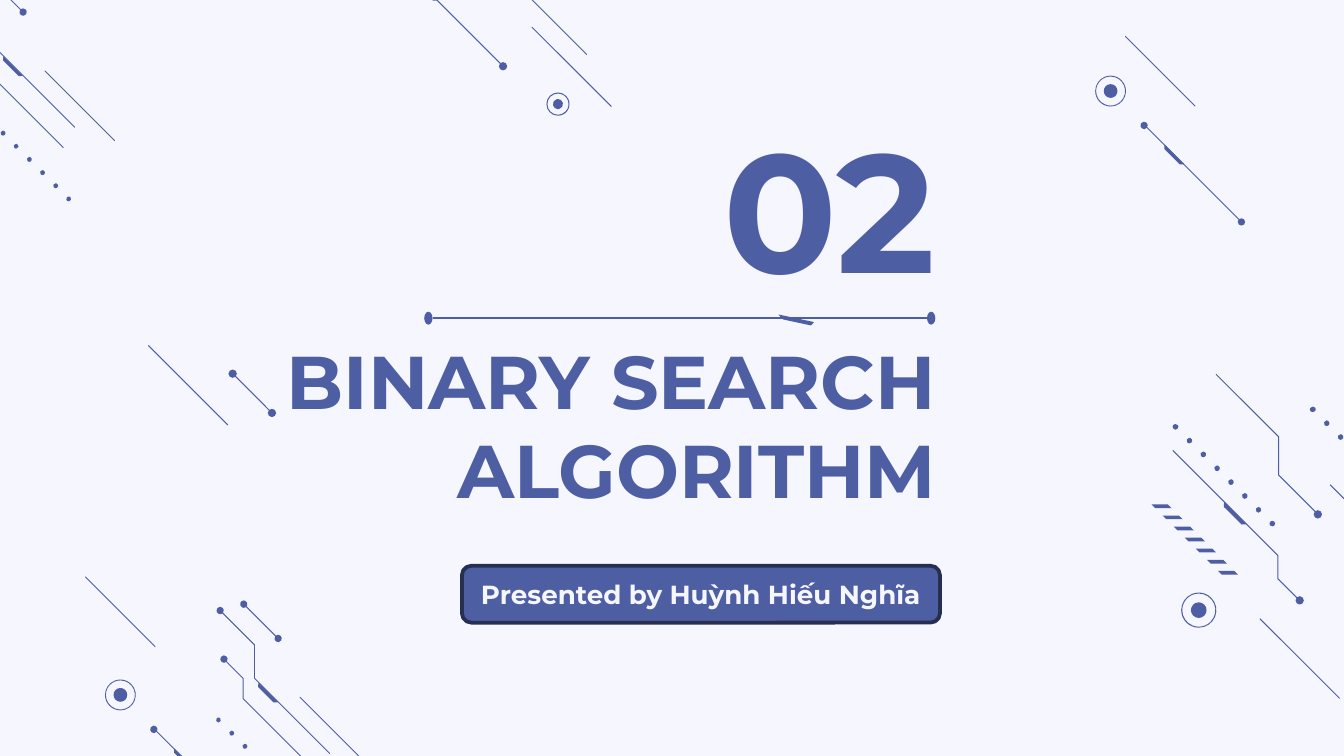
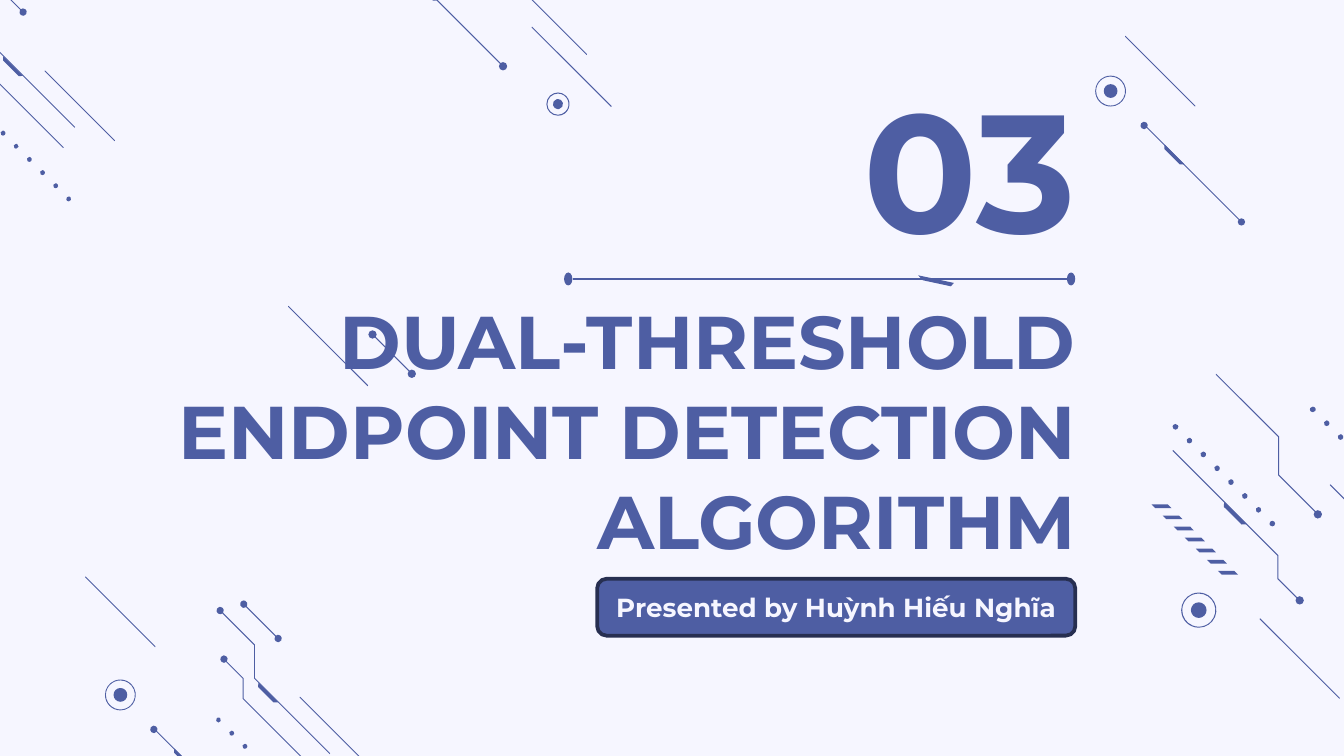
Before and after one commit to thdyqt/XLTHS, a slide deck: slide 33 of Slide.pptx (slide 18 before the commit). Drawn at 1344x756 pixels with LibreOffice and Linux fonts; fonts in the diff are those of the drawing. Boxes give left, top, right and bottom in pixels: in the first picture for what was removed or moved away, otherwise in the second. Text is boxed around its words. In the diff, an @@ line names an element or a change of style, - is before the commit and + after.

```diff
--- a/Slide.pptx
+++ b/Slide.pptx
@@ title at (864, 113, 1076, 273): text changed @@
-02
+03
@@ 5 freeform shapes, 2 ellipses, 1 line: place and size @@
-5 freeform shapes, 2 ellipses, 1 line at (148, 300, 935, 426)
+5 freeform shapes, 2 ellipses, 1 line at (288, 261, 1075, 387)
@@ title at (179, 316, 1076, 550): text changed @@
-BINARY SEARCH
-ALGORITHM
+DUAL-THRESHOLD ENDPOINT DETECTION
+ALGORITHM
@@ rounded rectangle "Presented by Huỳnh Hiếu Nghĩa": place and size @@
-rounded rectangle "Presented by Huỳnh Hiếu Nghĩa" at (462, 566, 941, 622)
+rounded rectangle "Presented by Huỳnh Hiếu Nghĩa" at (597, 579, 1075, 636)
```
Also in this commit, not shown: 23 other slides changed, 11 slides added, 9 slides removed, 3 other files.
